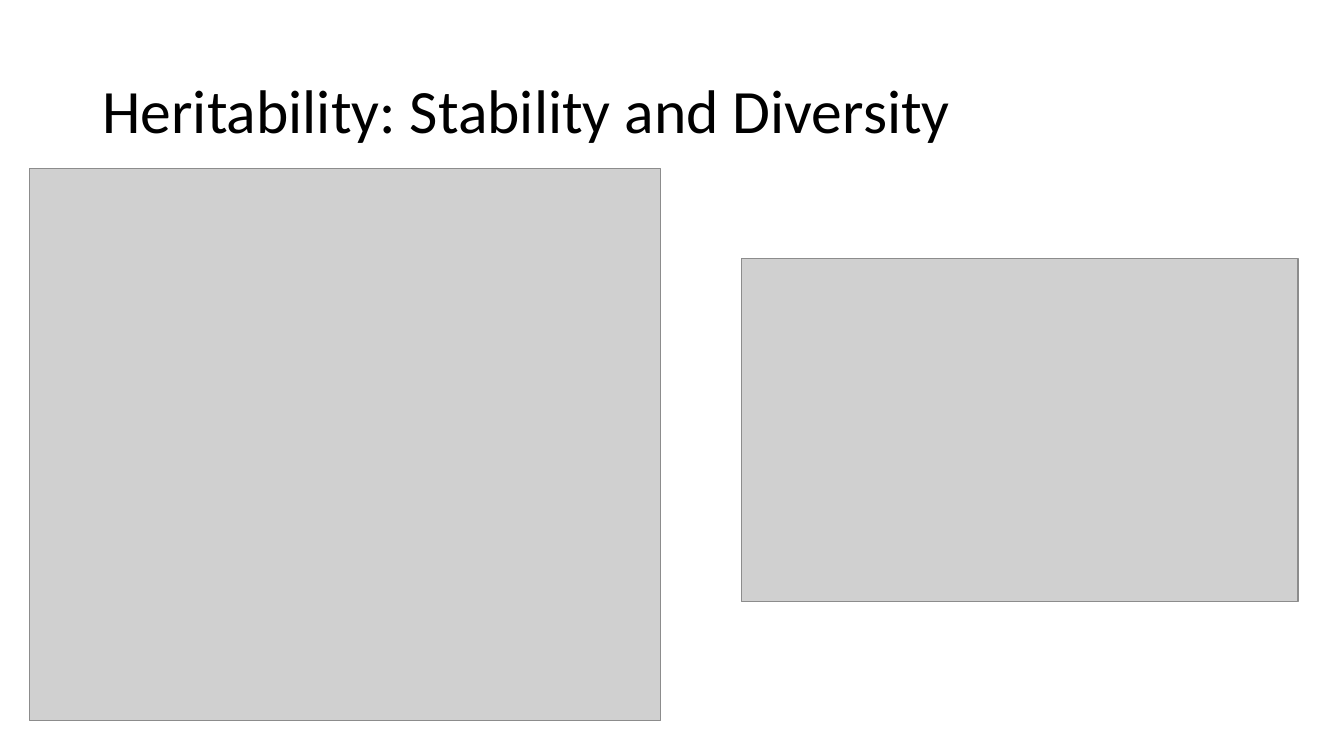
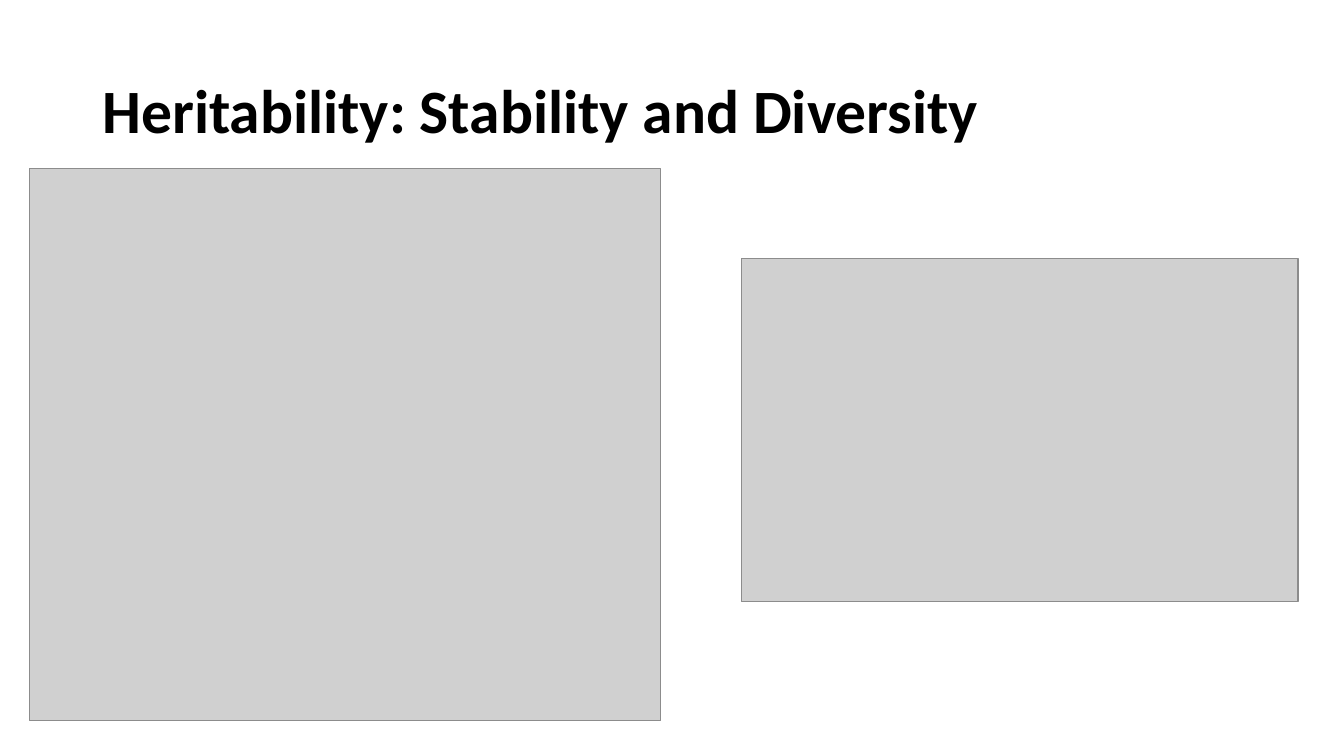
Before and after one commit to marcsze/SchlossLabPresentations, a slide deck: slide 10 of 2016_07_14/genetic_determinants_journal_club.pptx. Drawn at 1344x756 pixels with LibreOffice and Linux fonts; fonts in the diff are those of the drawing; grey boxes stand for pictures. Boxes give left, top, right and bottom in pixels: in the first picture for what was removed or moved away, otherwise in the second. Text is boxed around its words. In the diff, an @@ line names an element or a change of style, - is before the commit and + after.

```diff
--- a/2016_07_14/genetic_determinants_journal_club.pptx
+++ b/2016_07_14/genetic_determinants_journal_club.pptx
@@ title "Heritability: Stability and Diversity" at [102,89,978,143]: bold on @@
```
Also in this commit, not shown: 9 other slides changed, 2 slides added, 1 slide removed, 1 other file.
